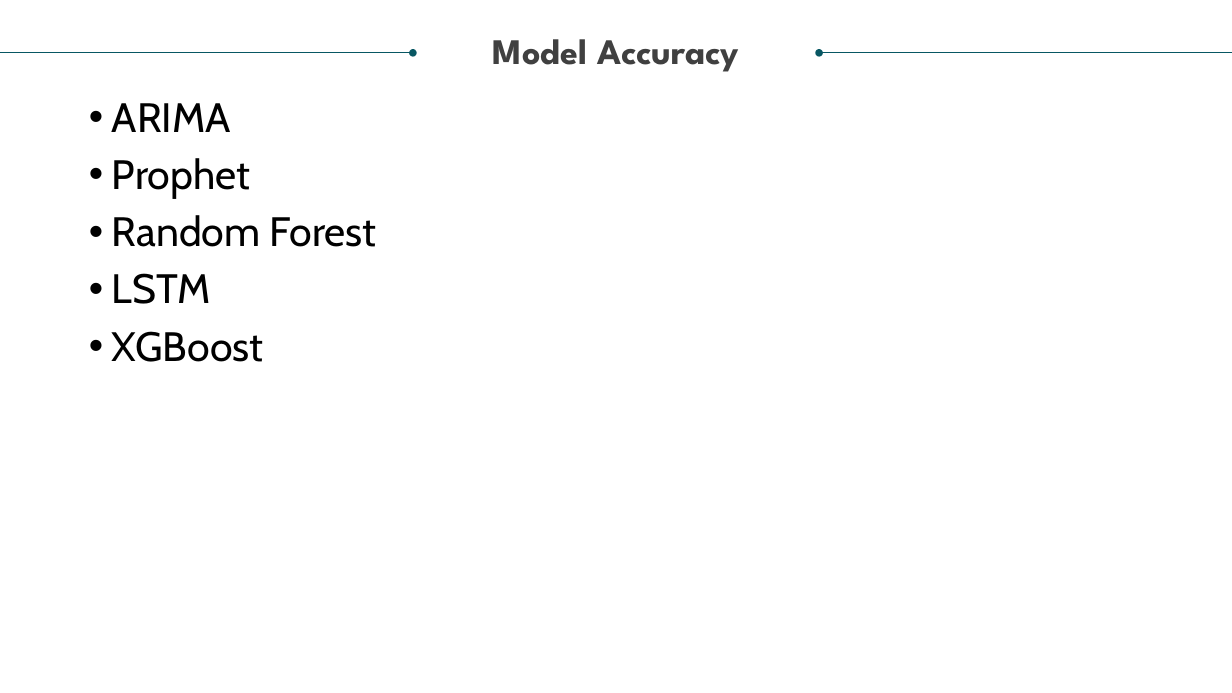
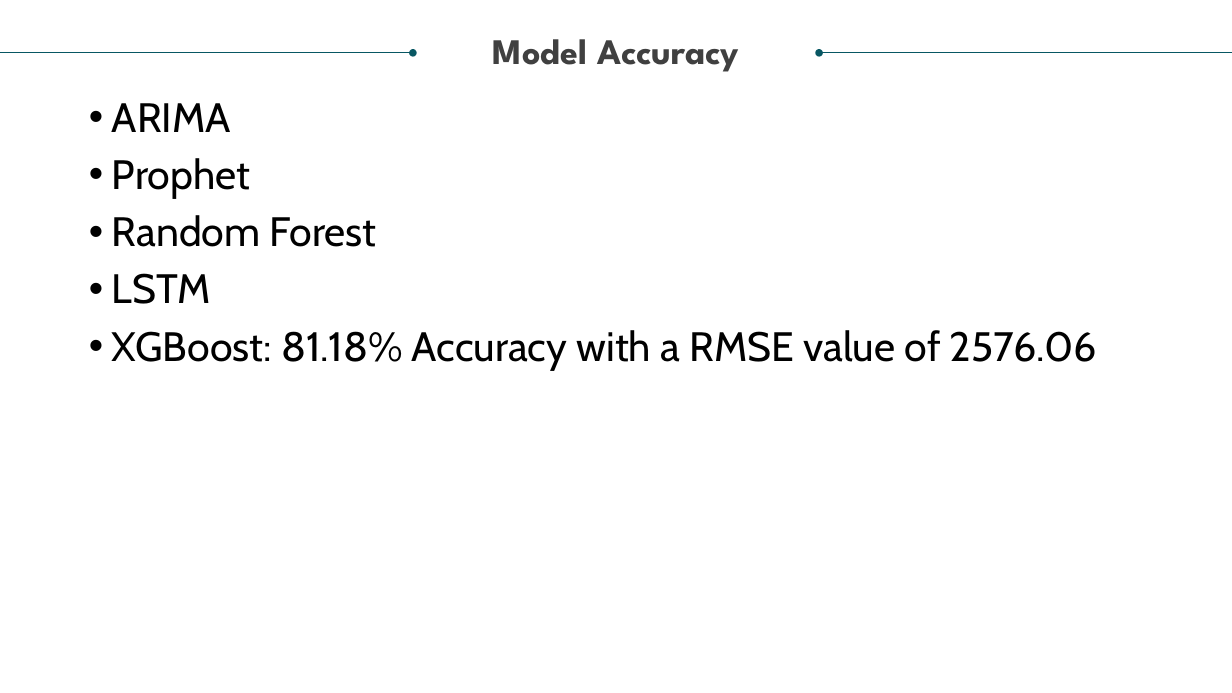
Before and after one commit to jcbritton/Weather_vs_Energy_Consumption, a slide deck: slide 4 of Project 4 Presentation.pptx. Drawn at 1232x693 pixels with LibreOffice and Linux fonts; fonts in the diff are those of the drawing. Boxes give left, top, right and bottom in pixels: in the first picture for what was removed or moved away, otherwise in the second. Text is boxed around its words. In the diff, an @@ line names an element or a change of style, - is before the commit and + after.

Commit message:
Updating ppt with XGBoost slides

```diff
--- a/Project 4 Presentation.pptx
+++ b/Project 4 Presentation.pptx
@@ text at <box>112,330,1097,370</box>: text changed @@
-• XGBoost
+• XGBoost: 81.18% Accuracy with a RMSE value of 2576.06
```
Also in this commit, not shown: 1 slide added.
